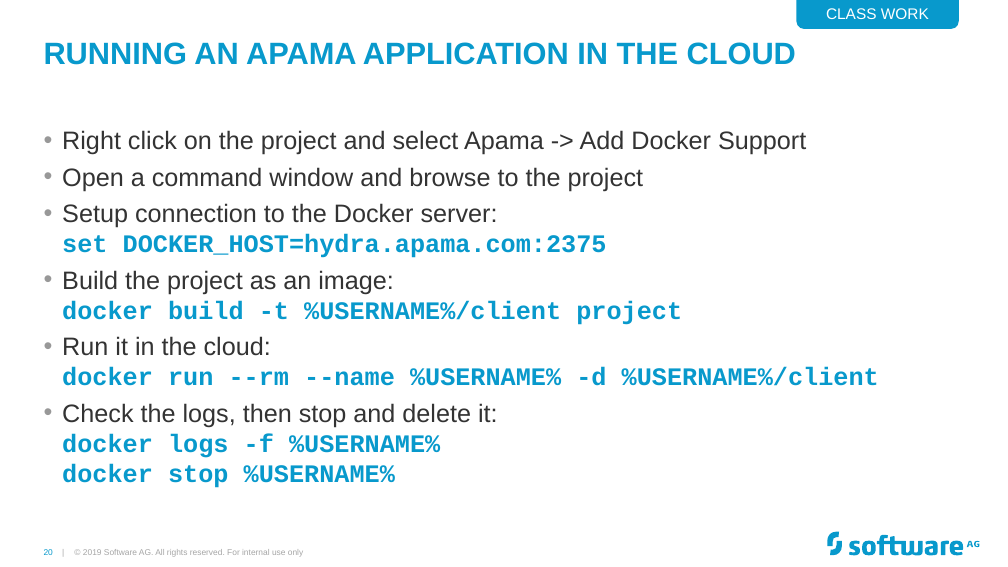
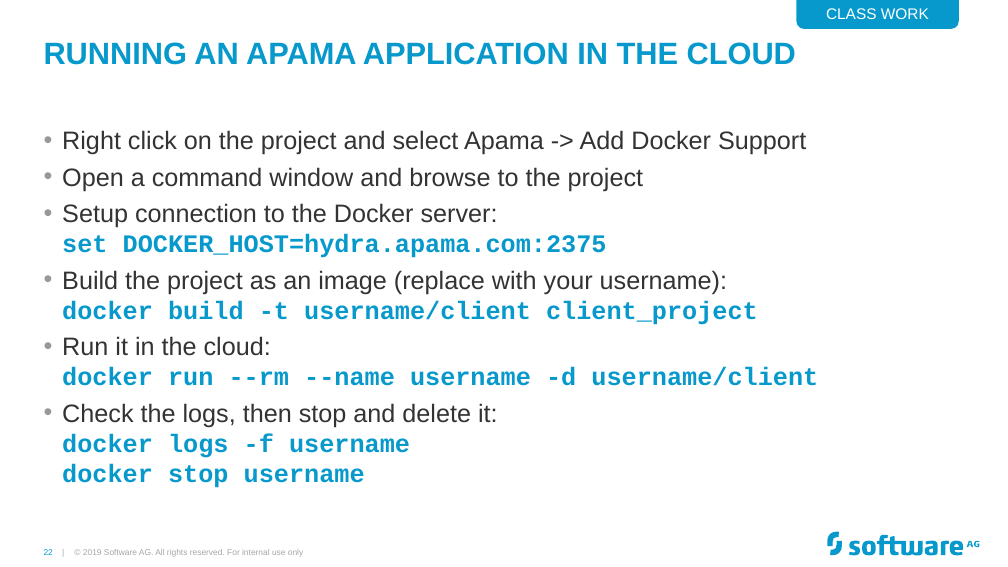
Before and after one commit to Cumulocity-IoT/apama-streaming-analytics-intro-training, a slide deck: slide 22 of Apama GAP Training.pptx (slide 20 before the commit). Drawn at 1008x567 pixels with LibreOffice and Linux fonts; fonts in the diff are those of the drawing; background and template pictures are left out. Boxes give left, top, right and bottom in pixels: in the first picture for what was removed or moved away, otherwise in the second. Text is boxed around its words. In the diff, an @@ line names an element or a change of style, - is before the commit and + after.

```diff
--- a/Apama GAP Training.pptx
+++ b/Apama GAP Training.pptx
@@ text at (x1=62, y1=270, x2=818, y2=488): text changed @@
-• Build the project as an image:
-  docker build -t %USERNAME%/client project
-• Run it in the cloud:
-  docker run --rm --name %USERNAME% -d %USERNAME%/client
-• Check the logs, then stop and delete it:
-  docker logs -f %USERNAME%
-  docker stop %USERNAME%
+• Build the project as an image (replace with your username):
+  docker build -t username/client client_project
+• Run it in the cloud:
+  docker run --rm --name username -d username/client
+• Check the logs, then stop and delete it:
+  docker logs -f username
+  docker stop username
```
Also in this commit, not shown: 8 other slides changed, 2 slides added, 20 other files.
